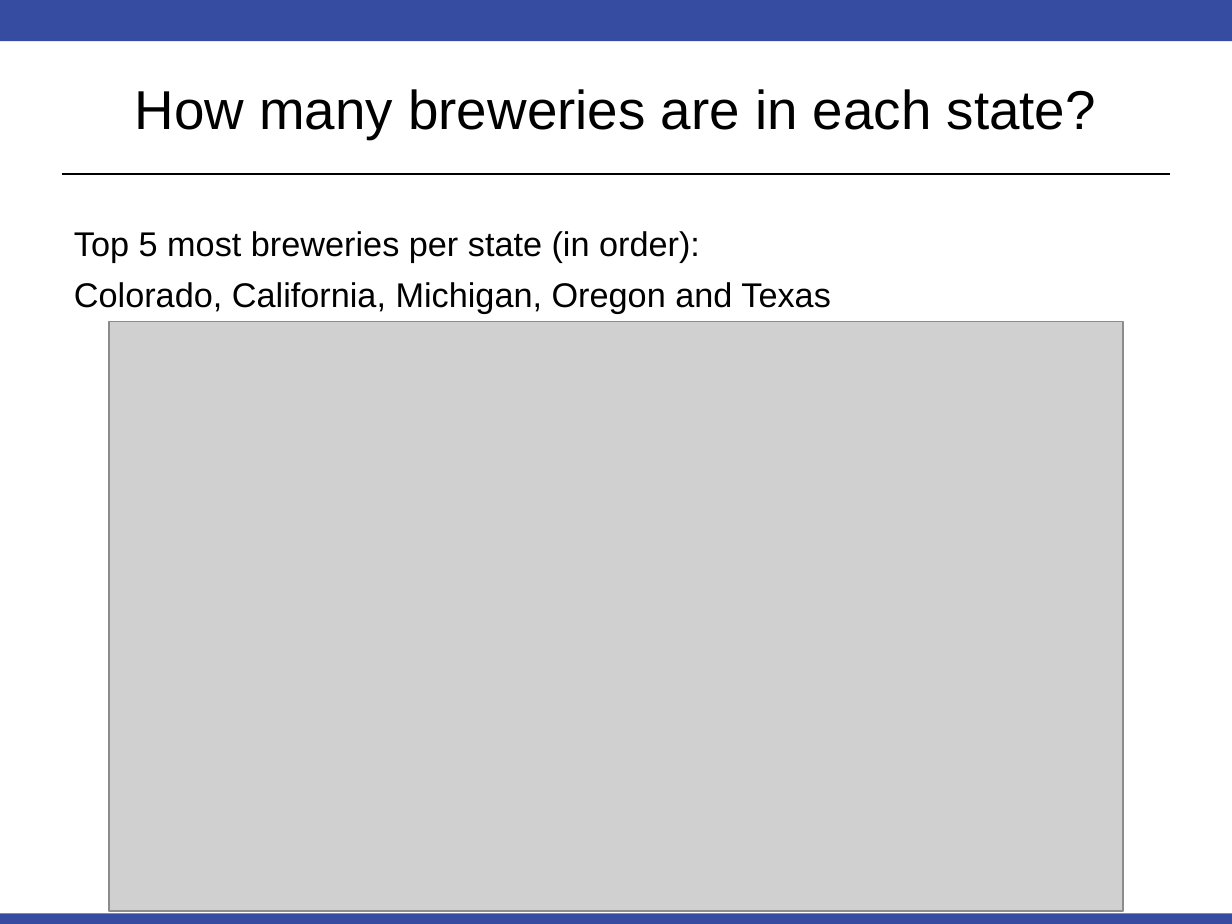
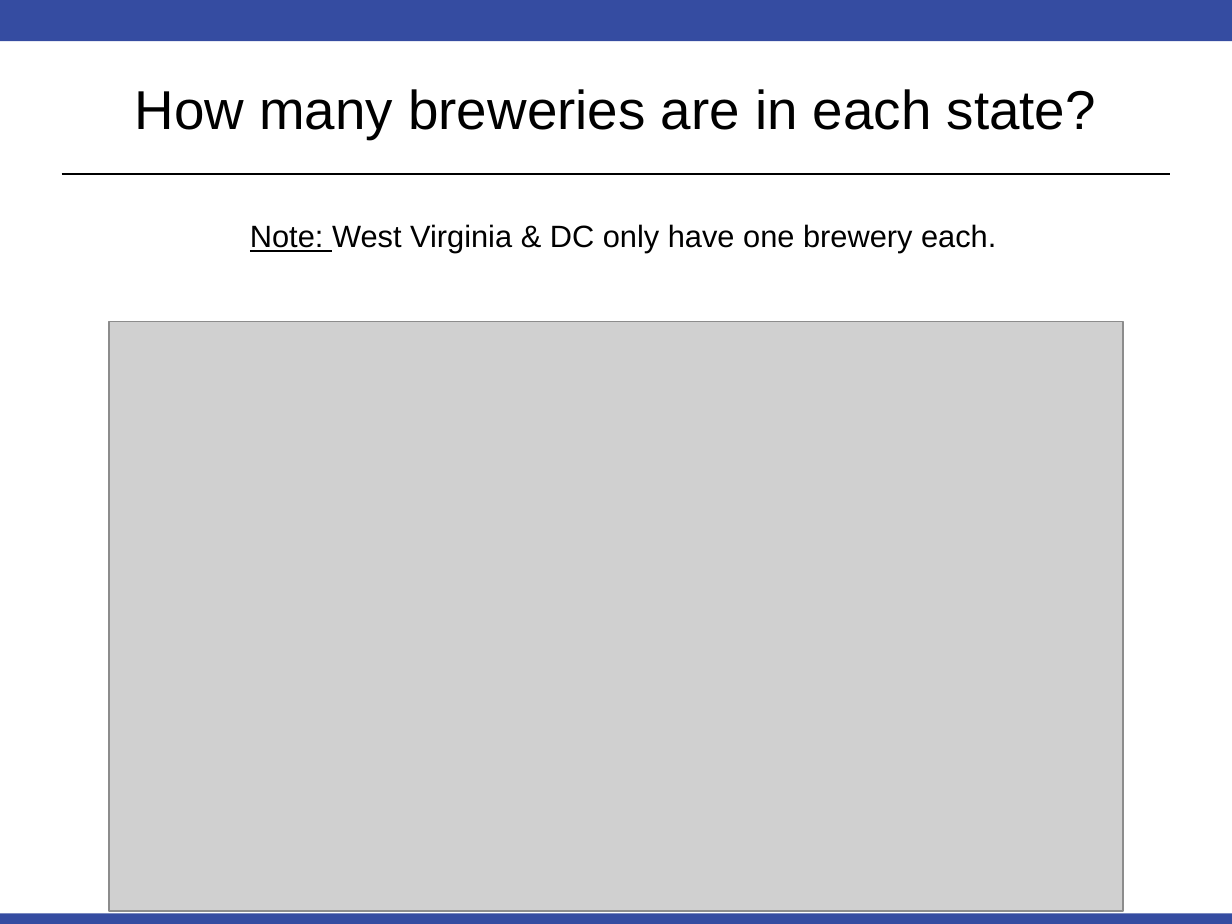
Before and after one commit to msherga/MSDS_6306_Doing-Data-Science, a slide deck: slide 4 of Unit 8 and 9 Case Study 1/EDA Slide Deck.pptx (slide 2 before the commit). Drawn at 1232x924 pixels with LibreOffice and Linux fonts; fonts in the diff are those of the drawing; grey boxes stand for pictures. Boxes give left, top, right and bottom in pixels: in the first picture for what was removed or moved away, otherwise in the second. Text is boxed around its words. In the diff, an @@ line names an element or a change of style, - is before the commit and + after.

```diff
--- a/Unit 8 and 9 Case Study 1/EDA Slide Deck.pptx
+++ b/Unit 8 and 9 Case Study 1/EDA Slide Deck.pptx
@@ text removed at [74,231,831,313] @@
-Top 5 most breweries per state (in order):
-Colorado, California, Michigan, Oregon and Texas
@@ text added at [250,224,996,253], 18 pt, text #000000 @@
+Note: West Virginia & DC only have one brewery each.
```
Also in this commit, not shown: 5 other slides changed, 2 slides added.
